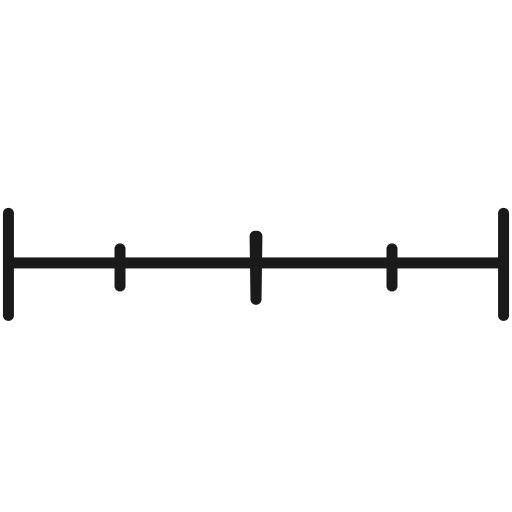
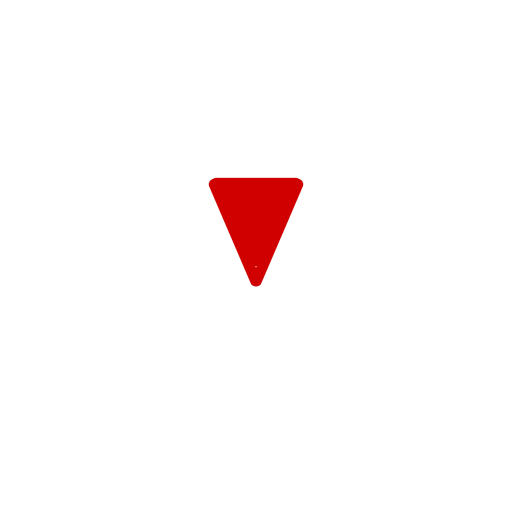
The second w=512, h=512 image is a revision of the first. Changes to its layers:
showed "Paint Layer 5" over [192, 177, 320, 305]
hid "Paint Layer 4", painted on it over [2, 192, 510, 321]
